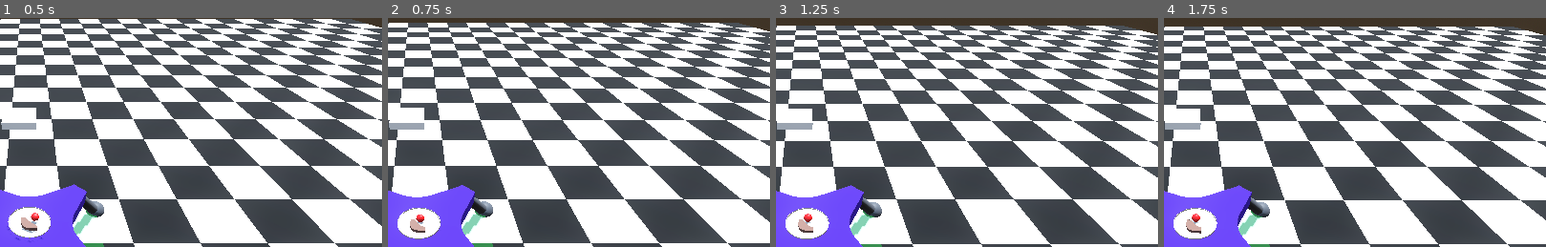
Above: before the commit, frames 1-4 (left to right).
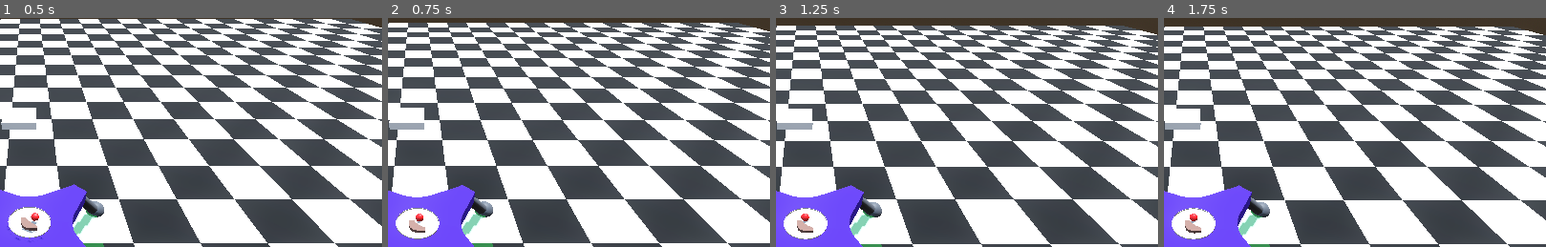
Above: after the commit, the same moments.

Repository: Odoxical/Please-Wait
Game: Godot game, scene res://scenes/Main.tscn
Two runs of this game, one before a commit and one after it. Both use one fixed random seed, a clock stepped at 60 frames per second and the inputs below.
Inputs (mouse positions are % of the whole screen's width and height, from its top left):
- Up to frame 1 (0.5 s): no input
- Up to frame 2 (0.75 s): tap Enter (ui_accept) at 0.5 s; move the mouse to (72, 45) at 0.52 s; hold D (move_right) from 0.53 s (still down); hold Mouse wheel down (Scroll_Down) from 0.53 s (still down)
- Up to frame 3 (1.25 s): keep holding D (move_right); keep holding Mouse wheel down (Scroll_Down); tap Enter (ui_accept) at 0.77 s
- Up to frame 4 (1.75 s): move the mouse to (30, 55) at 1.27 s; release D (move_right) at 1.28 s; release Mouse wheel down (Scroll_Down) at 1.28 s; hold S (move_back) from 1.28 s (still down); tap Mouse wheel up (Scroll_Up) at 1.35 s; tap Enter (ui_accept) at 1.52 s
The pictures show only the part of the screen within x 46-96%, y 8-58%; the shares and areas given below are measured in that part.

Frame 1 is identical in both runs. In frame 2, 0.2% of the frame differs, in the area x 2-14%, y 82-97%; in frame 3, 0.3%; in frame 4, 0.3%.

Commit message:
Victscreen 50%

Diff:
--- a/Foods.tscn
+++ b/Foods.tscn
@@ -46,7 +46,7 @@
 shadow_mesh = SubResource("ArrayMesh_tbsyi")
 
 [sub_resource type="PhysicsMaterial" id="PhysicsMaterial_y5bn2"]
-friction = 0.1
+friction = 0.15
 rough = true
 
 [sub_resource type="ConvexPolygonShape3D" id="ConvexPolygonShape3D_vdf73"]
@@ -695,7 +695,7 @@
 [node name="Steak And Apple" type="Node3D" parent="." unique_id=991742218]
 script = ExtResource("1_y5bn2")
 
-[node name="Apple Colisons " type="RigidBody3D" parent="Steak And Apple" unique_id=1137989734]
+[node name="Apple Colisons " type="RigidBody3D" parent="Steak And Apple" unique_id=1137989734 groups=["Food Item"]]
 transform = Transform3D(1, 0, 0, 0, 1, 0, 0, 0, 1, 0.6435148, 0.8875176, -0.13370968)
 collision_layer = 3
 collision_mask = 3
@@ -919,7 +919,7 @@
 [node name="Plate" type="MeshInstance3D" parent="Steak And Apple/Plate Collisons" unique_id=1179824712]
 mesh = SubResource("ArrayMesh_rn8sm")
 
-[node name="Steak" type="RigidBody3D" parent="Steak And Apple" unique_id=1595323610]
+[node name="Steak" type="RigidBody3D" parent="Steak And Apple" unique_id=1595323610 groups=["Food Item"]]
 transform = Transform3D(1, 0, 0, 0, 1, 0, 0, 0, 1, -0.8267604, 0.5942354, -0.08542768)
 collision_layer = 3
 collision_mask = 3
--- a/scenes/Main.tscn
+++ b/scenes/Main.tscn
@@ -61,4 +61,6 @@
 [node name="Foods" parent="." unique_id=938991637 instance=ExtResource("5_nxtc6")]
 transform = Transform3D(0.2, 0, 0, 0, 0.2, 0, 0, 0, 0.2, 0.021958232, 1.8149967, -0.01895541)
 
+[connection signal="body_entered" from="VictoryArea" to="VictoryArea" method="_on_body_entered"]
+
 [editable path="CuteBot"]
--- /dev/null
+++ b/scenes/victory_screen.gd
@@ -0,0 +1,35 @@
+extends Control
+
+@onready var label_old: RichTextLabel = $VictoryTextHex
+@onready var label_new: RichTextLabel = $VictoryTextReadable
+
+var hex_string="3E4F424A45435449564520434F4D504C4554450A3E52455455524E20544F204348415247494E472053544154494F4E"
+
+var delay=3
+var change_speed=1.5
+# Called every frame. 'delta' is the elapsed time since the previous frame.
+func _process(delta: float) -> void:
+	label_old.text=hex_string
+	label_new.text=(hex_string.hex_decode()).get_string_from_utf8()
+
+	label_old.visible_characters=-1#Start with all charaters visible
+	label_new.visible_characters=0#Start with all charaters visible
+	start_text_transition()
+
+#func start_text_transition() -> void:
+	#var tween = create_tween()
+	#
+	## 1. Wait for 3 seconds before doing anything
+	#tween.tween_interval(delay_before_switch)
+	#
+	## 2. Erase the old text glyph-by-glyph (animate from full length down to 0)
+	#var old_length: int = label_old.text.length()
+	#label_old.visible_characters = old_length
+	#tween.tween_property(label_old, "visible_characters", 0, erase_duration)
+	#
+	## 3. Type out the new text glyph-by-glyph (animate from 0 up to full length)
+	## Note: Use parallel() if you want the typing to start at the exact same time the erasing starts.
+	## tween.parallel()
+	#
+	#var new_length: int = label_new.text.length()
+	#tween.tween_property(label_new, "visible_characters", new_length, type_duration)
--- /dev/null
+++ b/scenes/victory_screen.tscn
@@ -0,0 +1,18 @@
+[gd_scene format=3 uid="uid://drdhkprgk8kuf"]
+
+[ext_resource type="Script" uid="uid://b0vrhc2f71cag" path="res://scenes/victory_screen.gd" id="1_ujlt3"]
+
+[node name="Victory Screen" type="Control" unique_id=220349059]
+layout_mode = 3
+anchors_preset = 0
+script = ExtResource("1_ujlt3")
+
+[node name="VictoryTextHex" type="RichTextLabel" parent="." unique_id=252358774]
+layout_mode = 0
+offset_right = 574.0
+offset_bottom = 51.0
+
+[node name="VictoryTextReadable" type="RichTextLabel" parent="." unique_id=2070650289]
+layout_mode = 0
+offset_right = 40.0
+offset_bottom = 40.0
--- a/scripts/Victory_Area.gd
+++ b/scripts/Victory_Area.gd
@@ -3,3 +3,8 @@
 # Called every frame. 'delta' is the elapsed time since the previous frame.
 func _process(delta: float) -> void:
 	pass
+
+
+func _on_body_entered(body: Node3D) -> void:
+	if body.is_in_group("Food Item"):
+		print(">OBJECTIVE COMPLETED. >RETURN TO CHARGING DOCK")
--- a/scripts/food.gd
+++ b/scripts/food.gd
@@ -3,9 +3,6 @@
 func check(body):
 	if body.is_in_group("dirty"):
 		print(">OBJECTIVE FAILED. >REASON: FOOD DROPPED ON DIRTY SURFACE. >RETURN TO CHARGING DOCK")
-	elif body.name == "VictoryArea":
-		print(">OBJECTIVE COMPLETED. >RETURN TO CHARGING DOCK")
-
 
 
 
Binary file added: Models/Counter.fbx
Not shown, added: Models/Counter.fbx.import
Not shown, added: scenes/victory_screen.gd.uid
